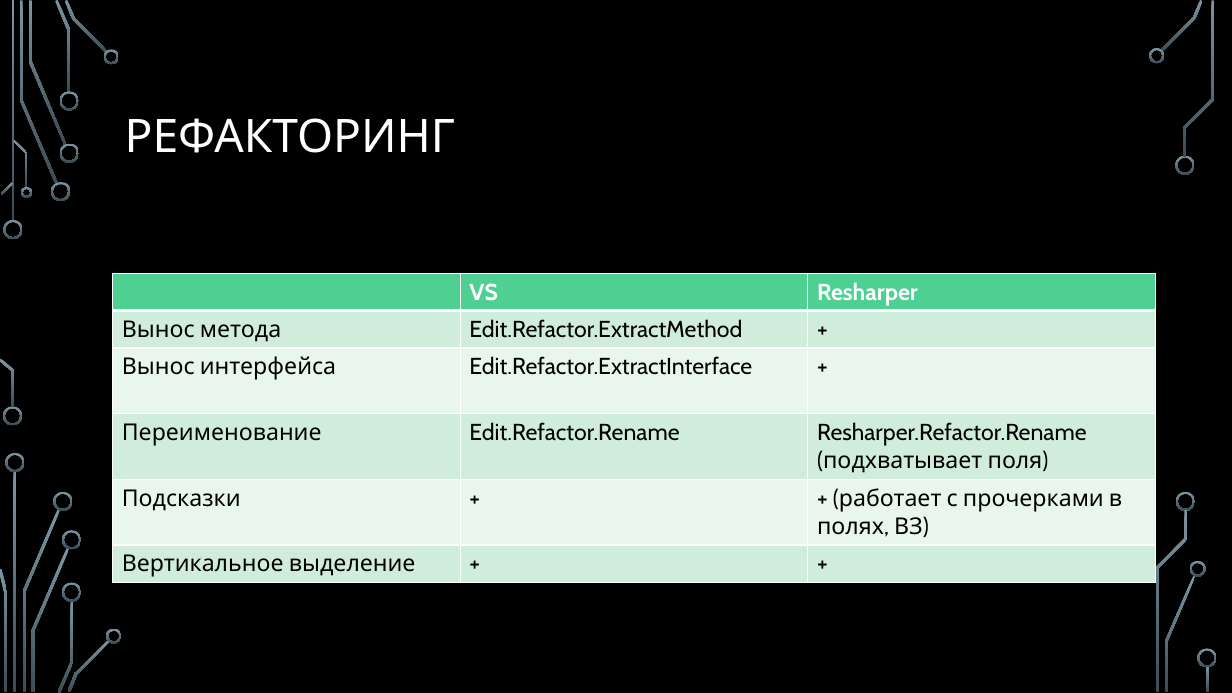
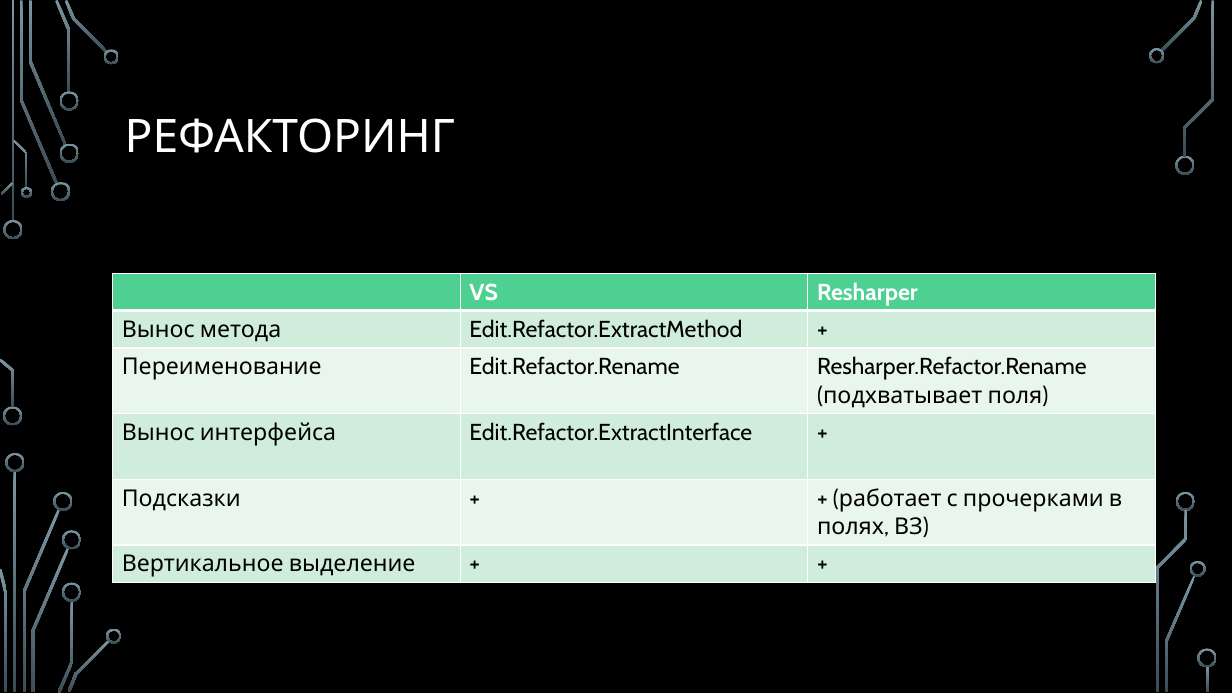
Before and after one commit to sergeyryskulov/Presentations, a slide deck: slide 16 of 09. Среда разработки/Среда разработки.pptx (slide 14 before the commit). Drawn at 1232x693 pixels with LibreOffice and Linux fonts; fonts in the diff are those of the drawing; background and template pictures are left out. Boxes give left, top, right and bottom in pixels: in the first picture for what was removed or moved away, otherwise in the second. Text is boxed around its words. In the diff, an @@ line names an element or a change of style, - is before the commit and + after.

```diff
--- a/09. Среда разработки/Среда разработки.pptx
+++ b/09. Среда разработки/Среда разработки.pptx
@@ table at <box>113,274,1155,581</box> @@
+row 3: Переименование | Edit.Refactor.Rename | Resharper.Refactor.Rename (подхватывает поля)
-row 4: Переименование | Edit.Refactor.Rename | Resharper.Refactor.Rename (подхватывает поля)
```
Also in this commit, not shown: 4 other slides changed, 3 slides added.
